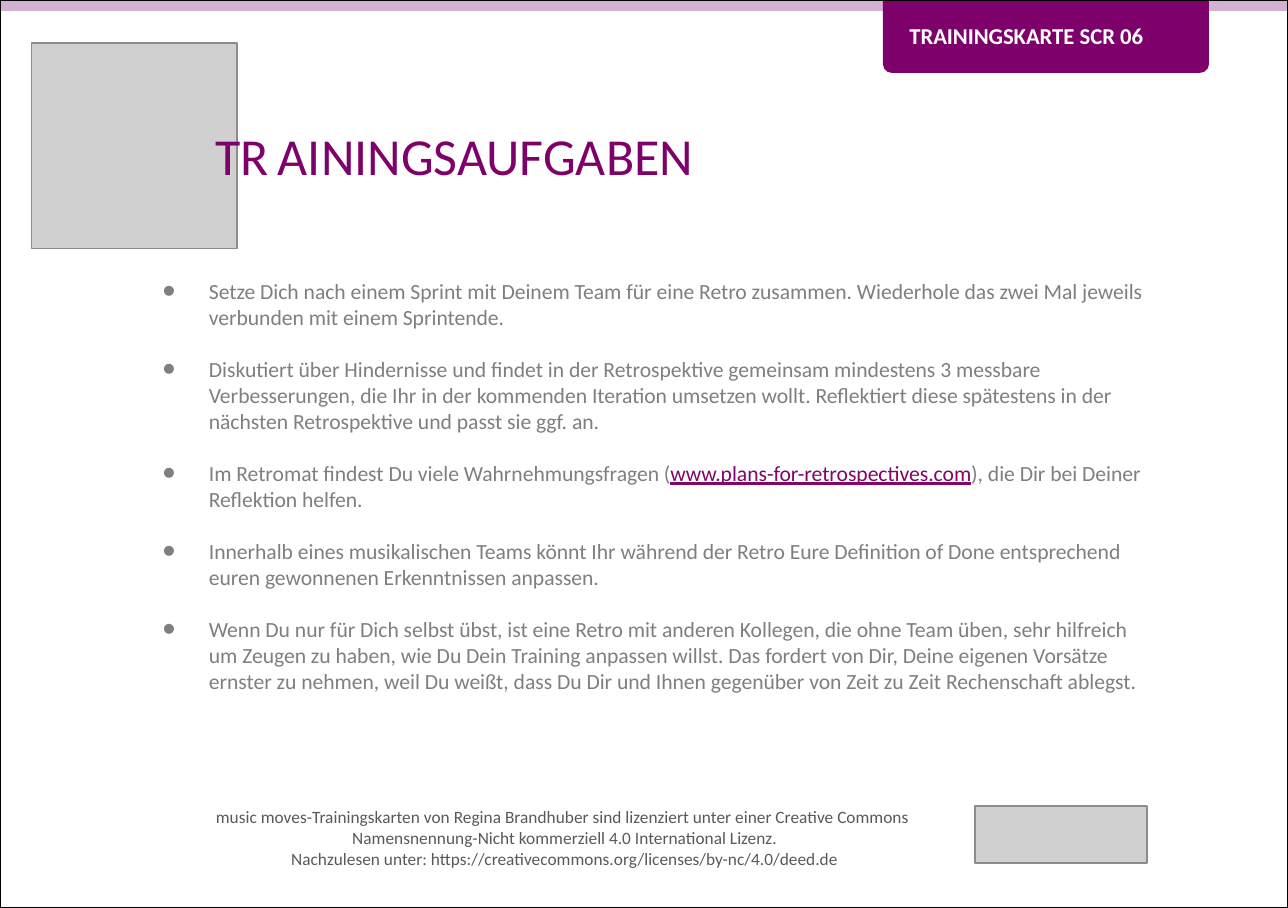
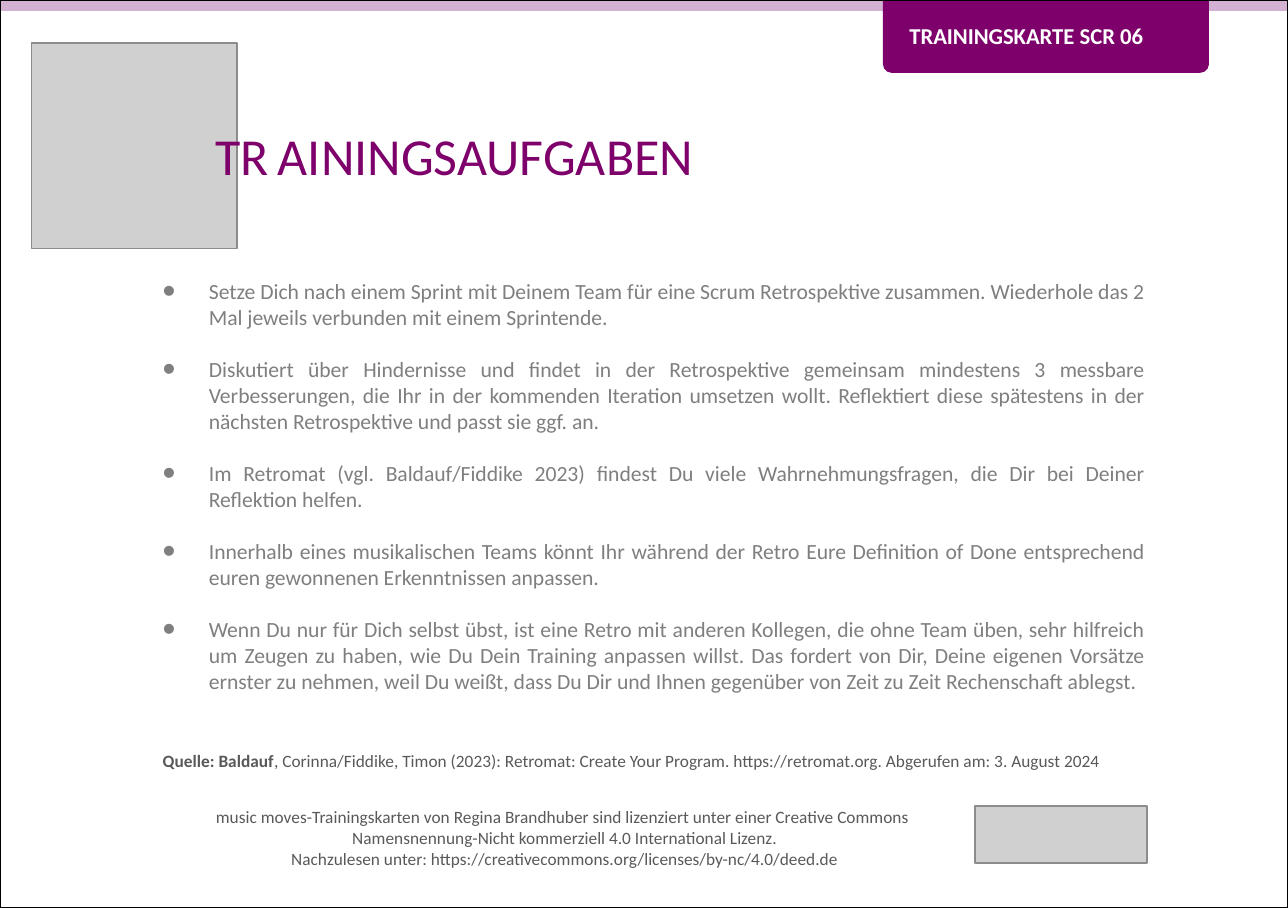
Before and after one commit to Teamtool/training-materials, a slide deck: slide 2 of training-cards/music moves/Scrum (SCR)/ger/apprentice/ger_SCR_06_Zeit_zum_Wachsen_MM_A.pptx. Drawn at 1288x908 pixels with LibreOffice and Linux fonts; fonts in the diff are those of the drawing; grey boxes stand for pictures. Boxes give left, top, right and bottom in pixels: in the first picture for what was removed or moved away, otherwise in the second. Text is boxed around its words. In the diff, an @@ line names an element or a change of style, - is before the commit and + after.

Commit message:
SCR 06 Blocksatz und Quelle

```diff
--- a/training-cards/music moves/Scrum (SCR)/ger/apprentice/ger_SCR_06_Zeit_zum_Wachsen_MM_A.pptx
+++ b/training-cards/music moves/Scrum (SCR)/ger/apprentice/ger_SCR_06_Zeit_zum_Wachsen_MM_A.pptx
@@ text in rectangle at (209,284,1144,329): text changed @@
-• Setze Dich nach einem Sprint mit Deinem Team für eine Retro zusammen. Wiederhole das zwei Mal jeweils verbunden mit einem Sprintende.
+• Setze Dich nach einem Sprint mit Deinem Team für eine Scrum Retrospektive zusammen. Wiederhole das 2 Mal jeweils verbunden mit einem Sprintende.
@@ text in rectangle at (209,362,1145,693): alignment left to justified @@
@@ text in rectangle at (209,465,1144,507): text changed @@
-• Im Retromat findest Du viele Wahrnehmungsfragen (www.plans-for-retrospectives.com), die Dir bei Deiner Reflektion helfen.
+• Im Retromat (vgl. Baldauf/Fiddike 2023) findest Du viele Wahrnehmungsfragen, die Dir bei Deiner Reflektion helfen.
@@ text added at (163,754,1099,770), 8 pt, text #595959 @@
+Quelle: Baldauf, Corinna/Fiddike, Timon (2023): Retromat: Create Your Program. https://retromat.org. Abgerufen am: 3. August 2024
```
Also in this commit, not shown: 1 other slide changed, 1 other file.
